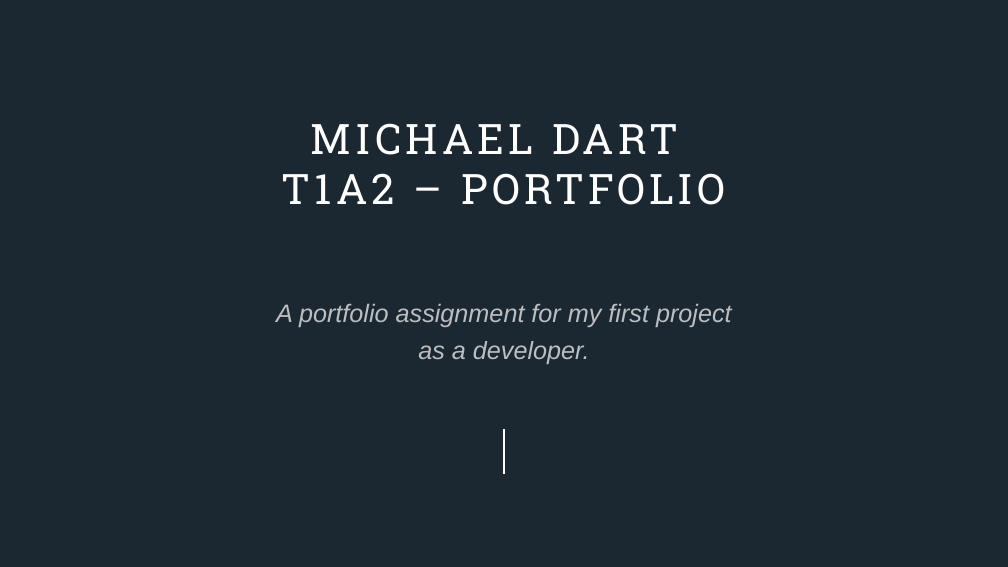
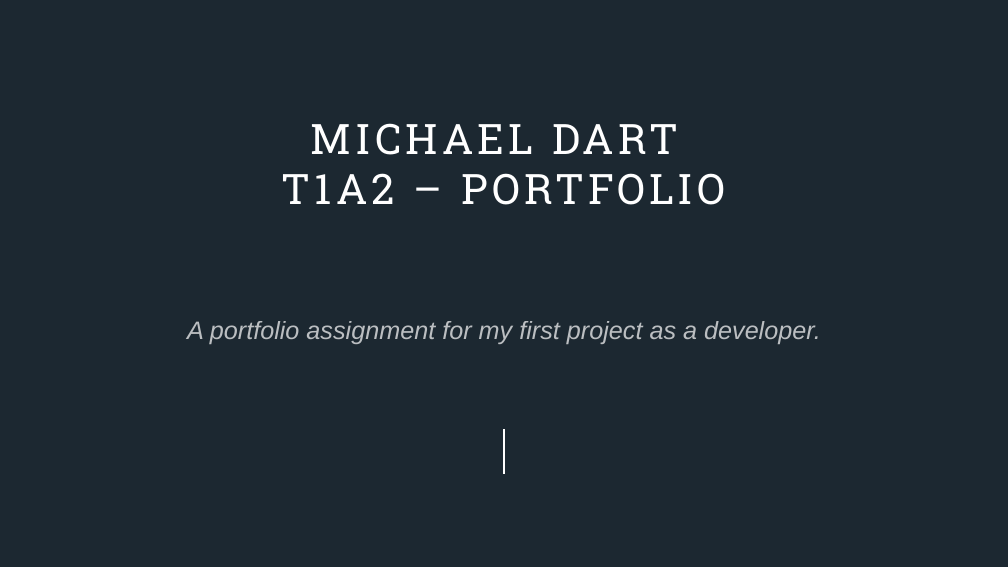
Before and after one commit to mdart86/Portfolio_Website, a slide deck: slide 1 of Michael-Dart_T1A2 Slidedeck.pptx. Drawn at 1008x567 pixels with LibreOffice and Linux fonts; fonts in the diff are those of the drawing. Boxes give left, top, right and bottom in pixels: in the first picture for what was removed or moved away, otherwise in the second. Text is boxed around its words. In the diff, an @@ line names an element or a change of style, - is before the commit and + after.

```diff
--- a/Michael-Dart_T1A2 Slidedeck.pptx
+++ b/Michael-Dart_T1A2 Slidedeck.pptx
@@ subtitle "A portfolio assignment for my ..." rewrapped from bbox=[276, 303, 732, 364] to bbox=[187, 321, 821, 344] @@
```
Also in this commit, not shown: 8 other slides changed, 2 other files.
